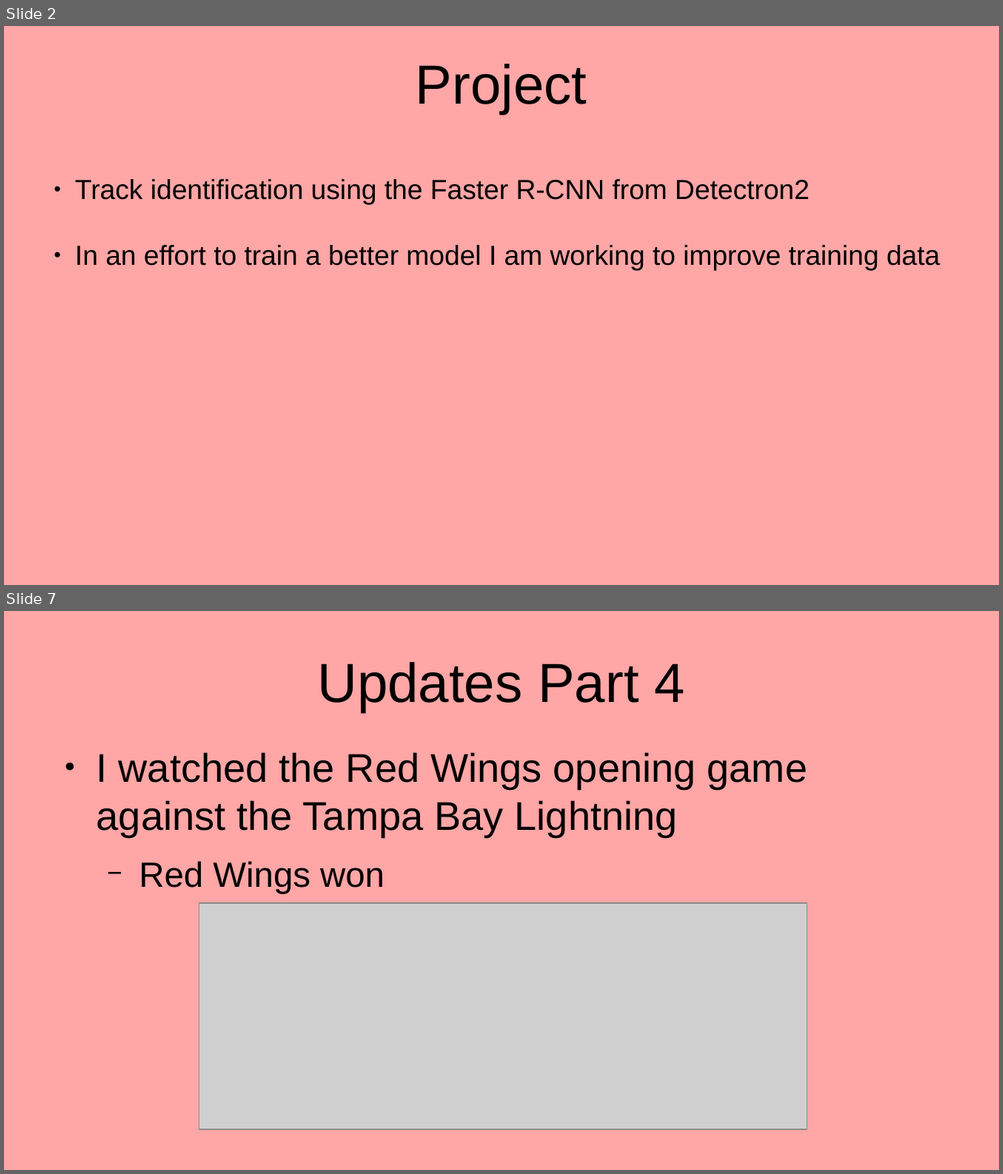
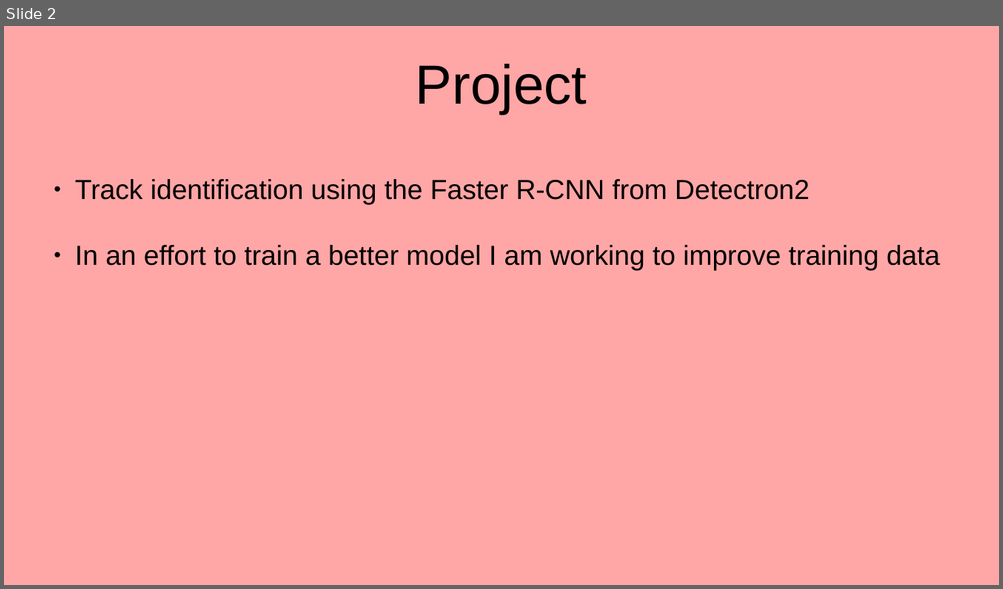
Before and after one commit to coldmayo/MMBCReco, a slide deck: docs/weeklySlides.odp. Shown one above the other, each under a label of ours: slides 2 and 7 before the commit, slide 2 after it; the slides between them are not shown. The pictures are 1003x1174 and 1003x589 pixels, drawn with LibreOffice and Linux fonts; fonts in the diff are those of the drawing; grey boxes stand for pictures. Boxes give left, top, right and bottom in pixels: in the first picture for what was removed or moved away, otherwise in the second. Text is boxed around its words. In the diff, an @@ line names an element or a change of style, - is before the commit and + after.

```diff
--- a/docs/weeklySlides.odp
+++ b/docs/weeklySlides.odp
@@ slide 7 removed at box(4, 611, 999, 1170), background #FFA6A6 @@
@@ title removed at box(317, 662, 684, 712) @@
-Updates Part 4
@@ text removed at box(96, 752, 808, 894) @@
-● I watched the Red Wings opening game against the Tampa Bay Lightning
-  − Red Wings won
@@ picture removed at box(199, 903, 807, 1130) @@
```
Also in this commit, not shown: 1 slide changed, 3 slides added, 3 other slides removed, 1 other file.
